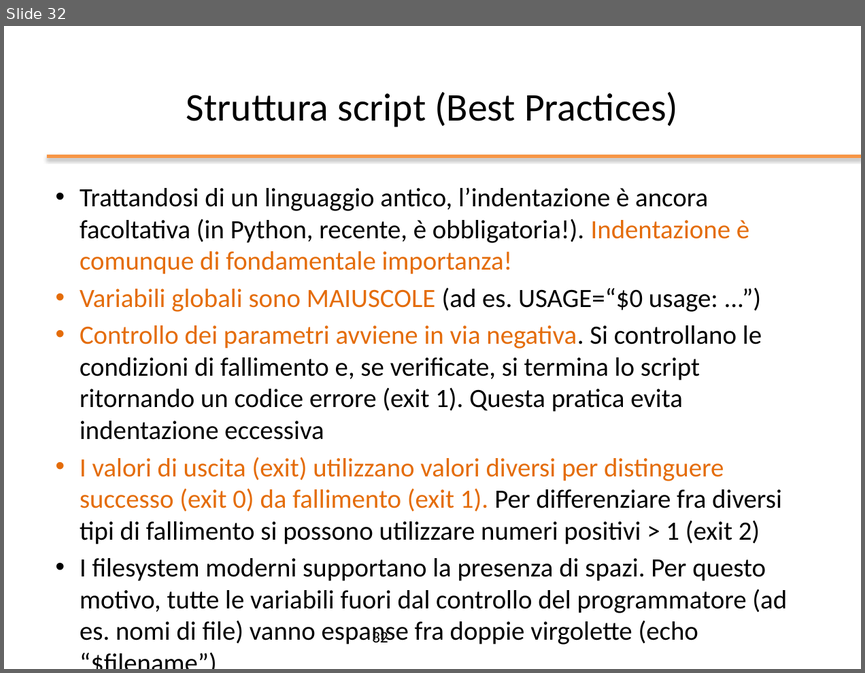
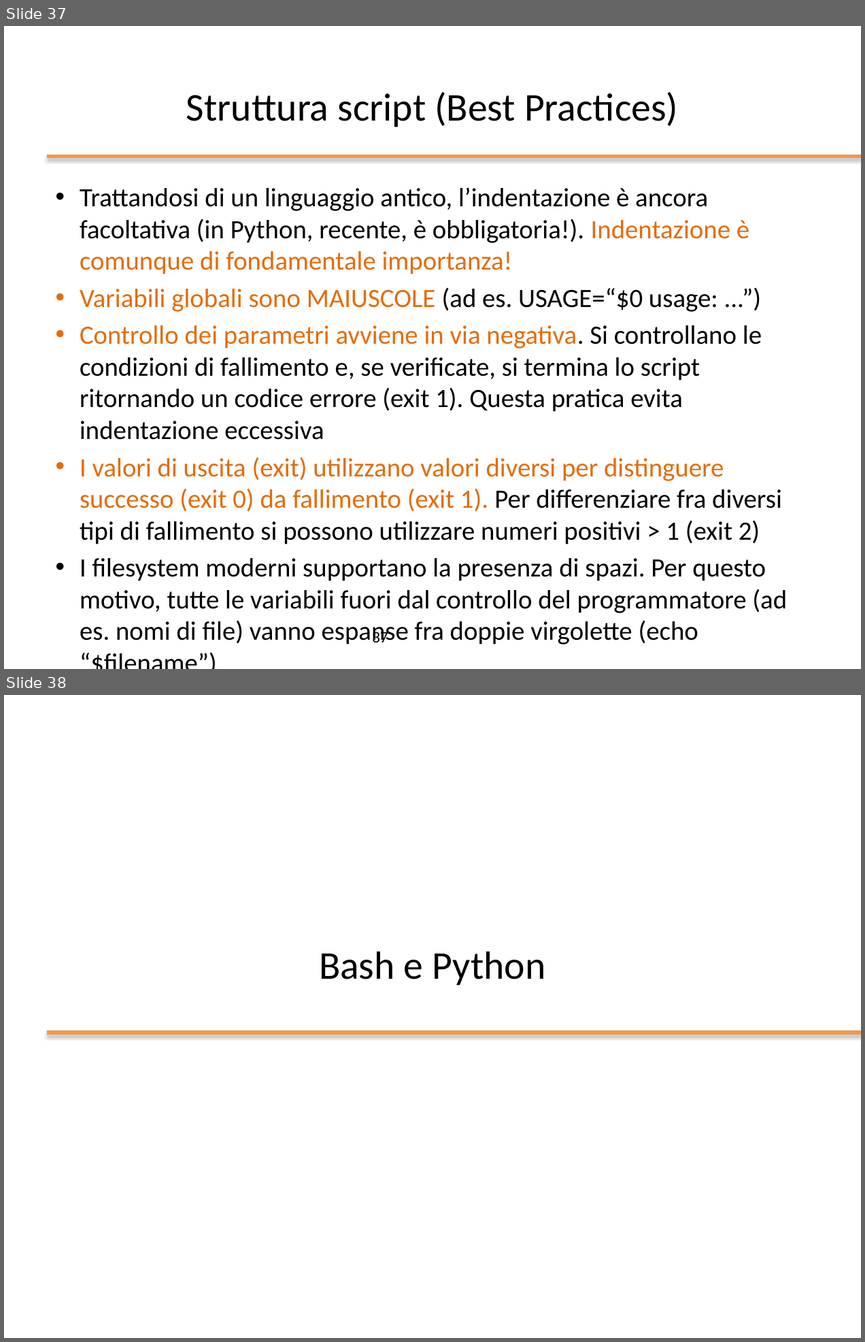
Before and after one commit to nbicocchi/operatingsystemsbsc, a slide deck: slides/ppt/03_Bash Scripting.pptx. Shown one above the other, each under a label of ours: slide 32 before the commit, slides 37 and 38 after it. The pictures are 865x673 and 865x1342 pixels, drawn with LibreOffice and Linux fonts; fonts in the diff are those of the drawing; background and template pictures are left out. Boxes give left, top, right and bottom in pixels: in the first picture for what was removed or moved away, otherwise in the second. Text is boxed around its words. In the diff, an @@ line names an element or a change of style, - is before the commit and + after.

```diff
--- a/slides/ppt/03_Bash Scripting.pptx
+++ b/slides/ppt/03_Bash Scripting.pptx
@@ slide 38 added at <box>4,695,861,1338</box>, background #FFFFFF @@
@@ title added at <box>319,951,546,985</box>, 33 pt, text #000000 @@
+Bash e Python
@@ line added from (47, 1032) to (861, 1032), #F79646 3 pt @@
@@ what was slide 32 is now slide 37 @@
@@ page number at <box>372,628,388,642</box>: text changed @@
-32
+37
```
Also in this commit, not shown: 1 slide changed, 9 other slides added, 5 other files.
